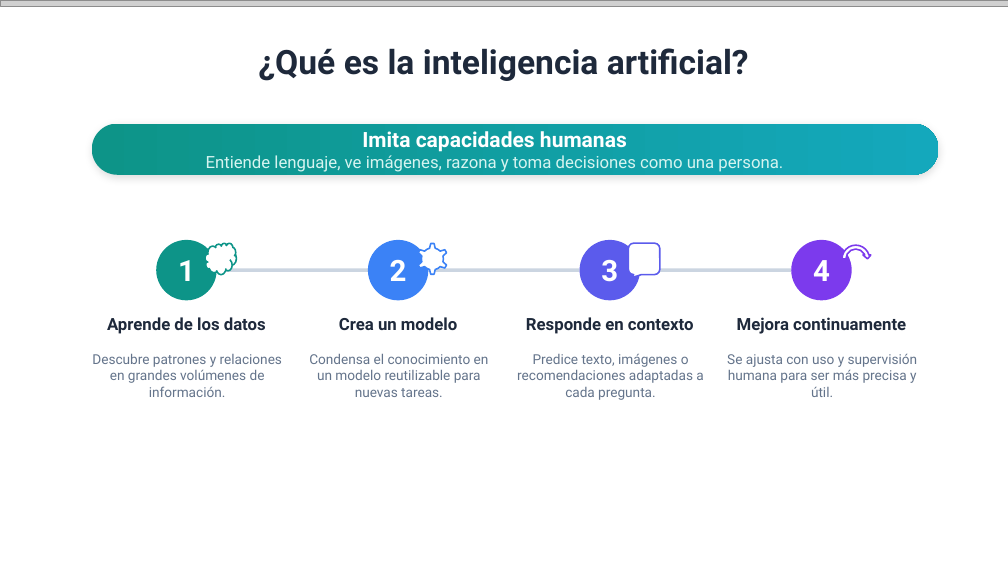
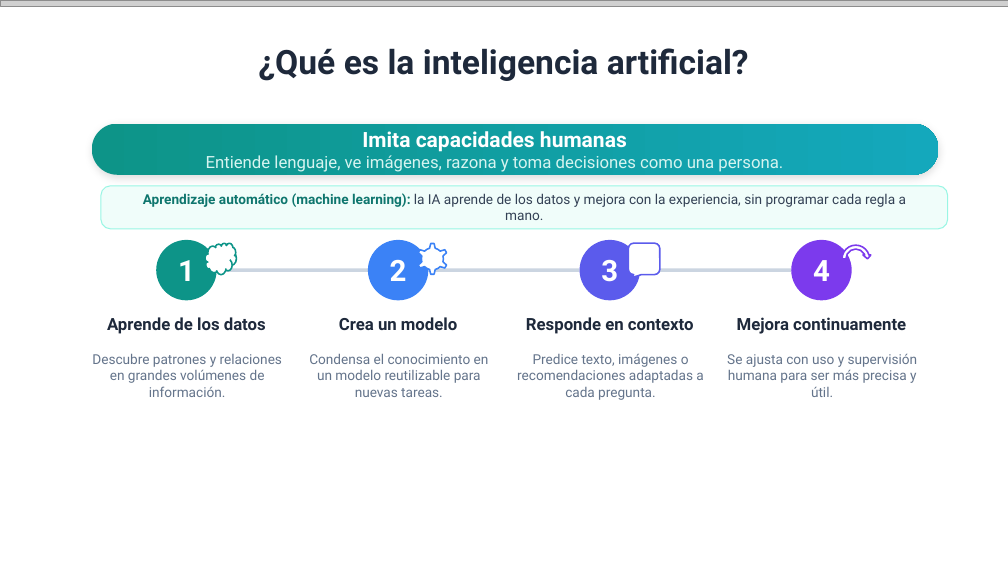
Before and after one commit to quizeth/Labs, a slide deck: slide 6 of IA y Copilot para business professionals/IA Generativa y Microsoft Copilot para profesionales.pptx. Drawn at 1008x567 pixels with LibreOffice and Linux fonts; fonts in the diff are those of the drawing; grey boxes stand for pictures. Boxes give left, top, right and bottom in pixels: in the first picture for what was removed or moved away, otherwise in the second. Text is boxed around its words. In the diff, an @@ line names an element or a change of style, - is before the commit and + after.

```diff
--- a/IA y Copilot para business professionals/IA Generativa y Microsoft Copilot para profesionales.pptx
+++ b/IA y Copilot para business professionals/IA Generativa y Microsoft Copilot para profesionales.pptx
@@ rounded rectangle added at bbox=[101, 186, 948, 229], fill #F0FDFA, outline #99F6E4 1 pt, 13 pt, text #334155 @@
+Aprendizaje automático (machine learning): la IA aprende de los datos y mejora con la experiencia, sin programar cada regla a mano.
```
Also in this commit, not shown: 5 other slides changed, 2 slides removed.
